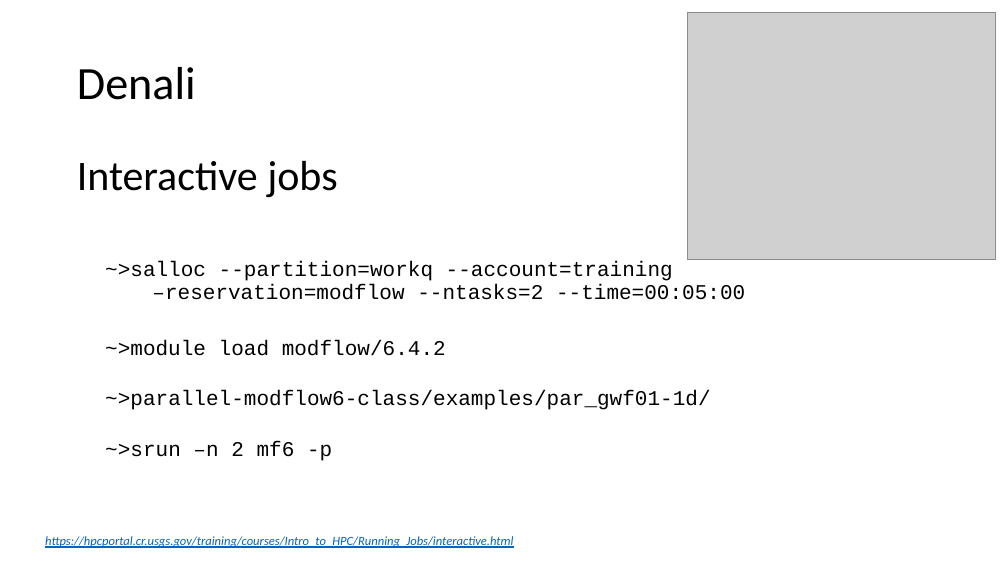
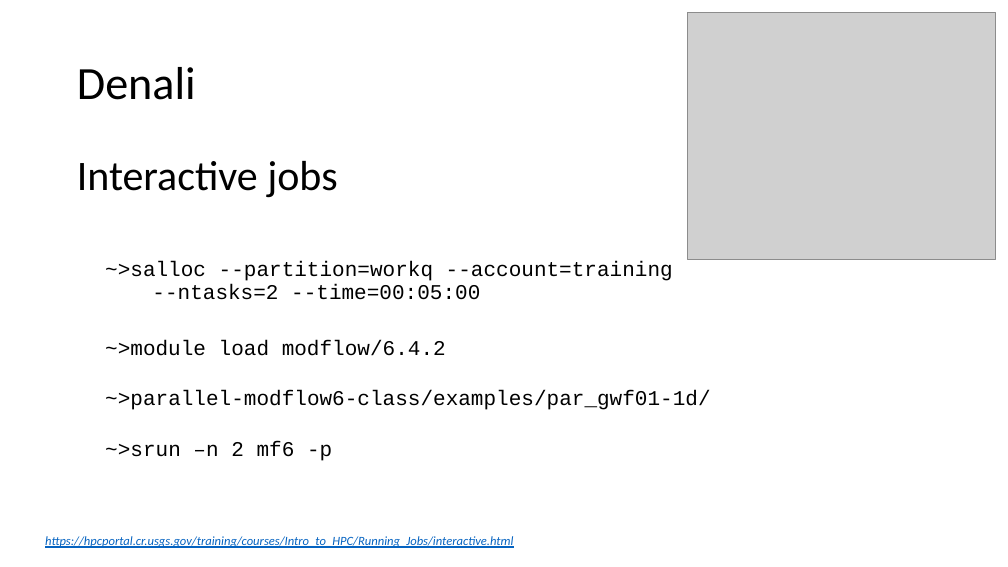
Before and after one commit to jdhughes-usgs/parallel-modflow6-class, a slide deck: slide 2 of presentations/ParallelMODFLOW.pptx. Drawn at 1008x567 pixels with LibreOffice and Linux fonts; fonts in the diff are those of the drawing; grey boxes stand for pictures. Boxes give left, top, right and bottom in pixels: in the first picture for what was removed or moved away, otherwise in the second. Text is boxed around its words. In the diff, an @@ line names an element or a change of style, - is before the commit and + after.

Commit message:
Update a few presentations

```diff
--- a/presentations/ParallelMODFLOW.pptx
+++ b/presentations/ParallelMODFLOW.pptx
@@ text at bbox=[105, 261, 673, 300]: text changed @@
-  ~>salloc --partition=workq --account=training
-  –reservation=modflow --ntasks=2 --time=00:05:00
+  ~>salloc --partition=workq --account=training
+  --ntasks=2 --time=00:05:00
```
Also in this commit, not shown: 1 other slide changed.
